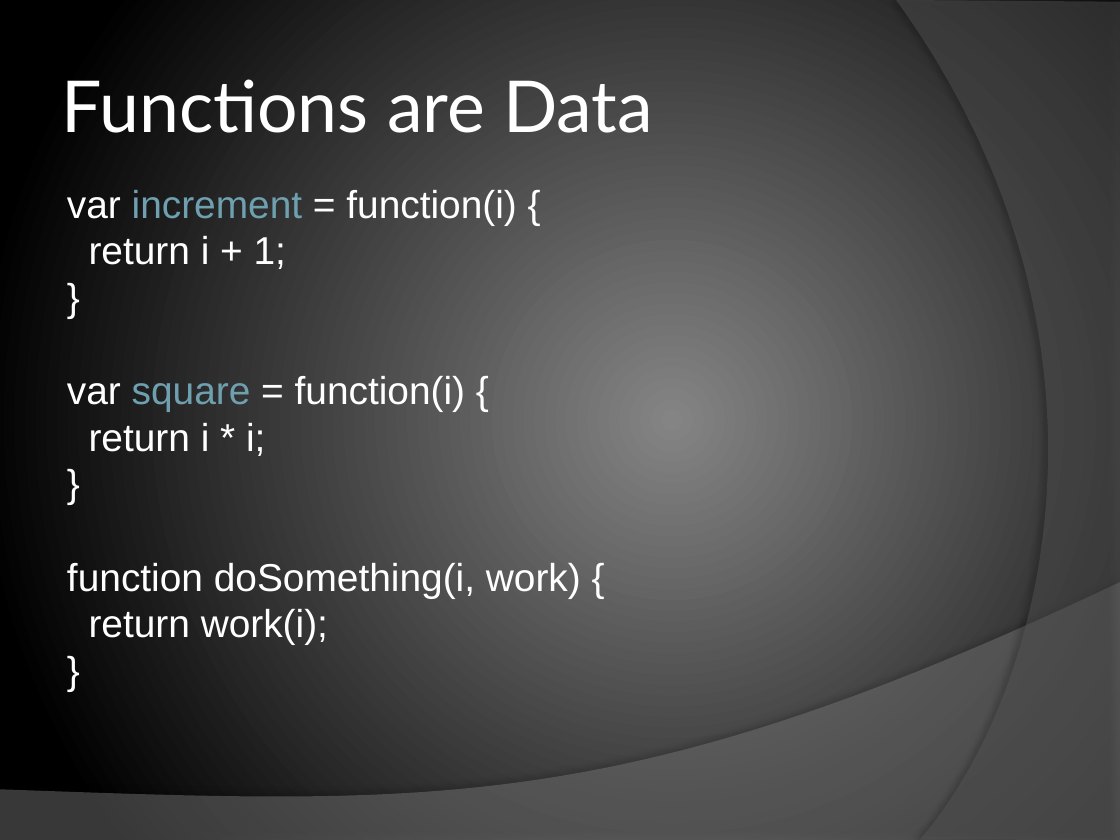
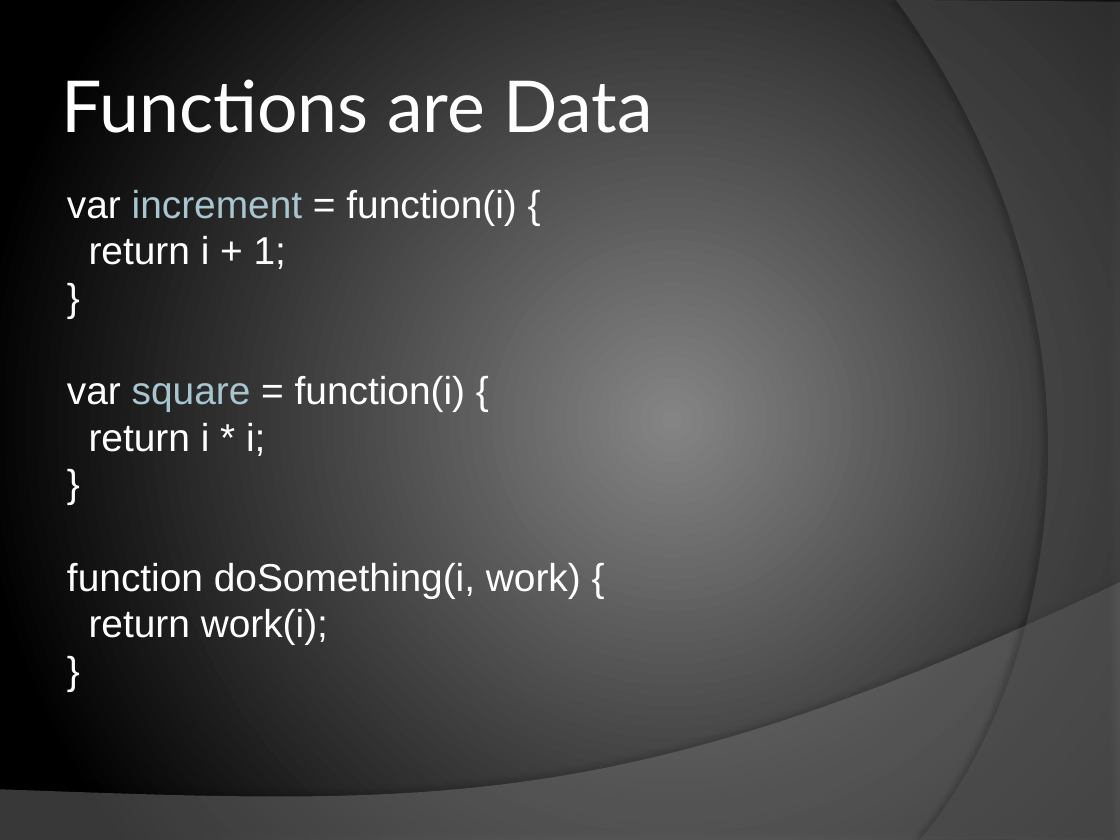
Before and after one commit to chrislewis/JaxFunc_0_ImperativelyFunctional, a slide deck: slide 8 of JaxFunc.pptx (slide 6 before the commit). Drawn at 1120x840 pixels with LibreOffice and Linux fonts; fonts in the diff are those of the drawing. Boxes give left, top, right and bottom in pixels: in the first picture for what was removed or moved away, otherwise in the second. Text is boxed around its words. In the diff, an @@ line names an element or a change of style, - is before the commit and + after.

```diff
--- a/JaxFunc.pptx
+++ b/JaxFunc.pptx
@@ text at <box>67,190,516,411</box>: text colour #6EA0B0 to #A8C6D0 in "increment", "square" @@
```
Also in this commit, not shown: 16 other slides changed, 3 slides added.
